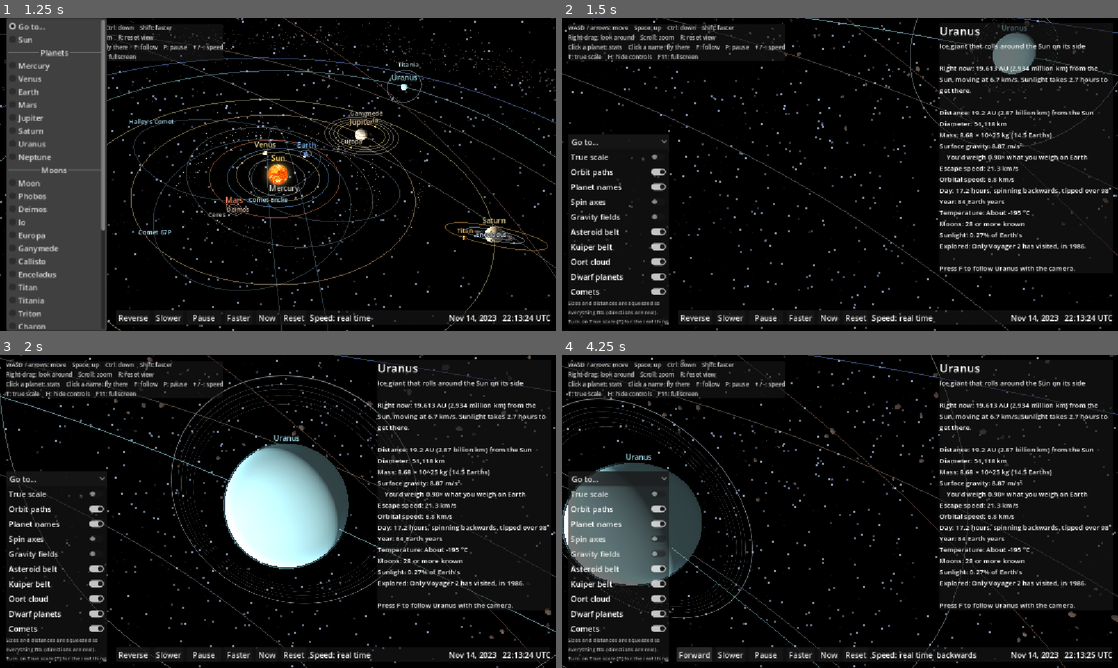
Above: before the commit, frames 1-4 (two rows, left to right).
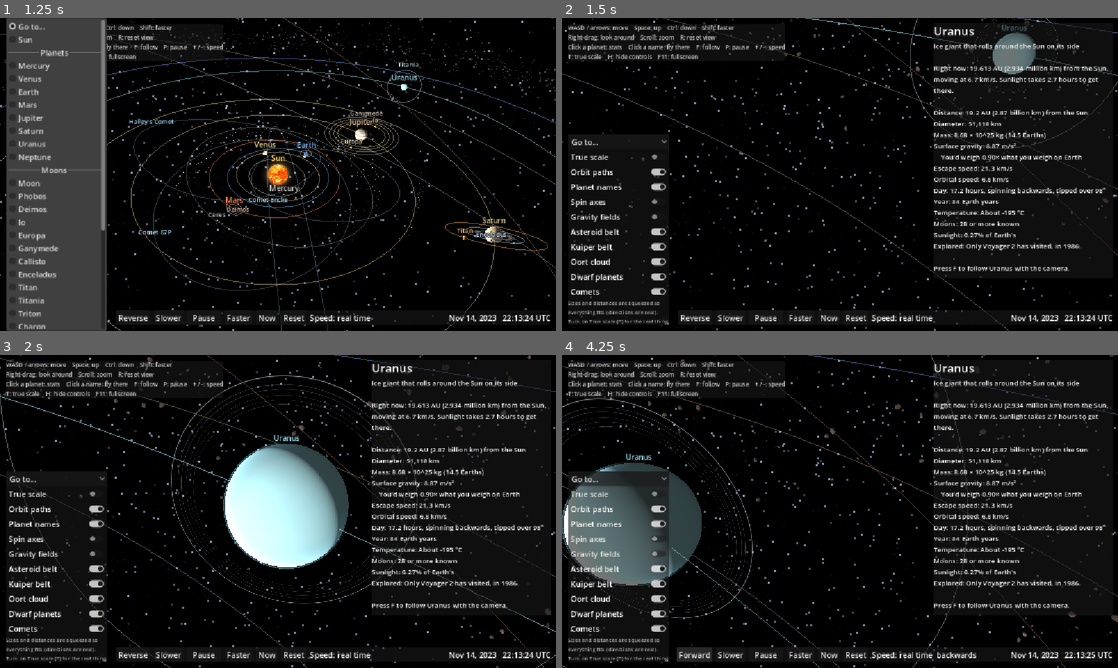
Above: after the commit, the same moments.

Repository: webs-rewired/space-mission
Game: Godot game, scene res://scenes/solar_system.tscn
The game is run twice, just before and just after one commit, with the same random seed, the same clock (stepped at 60 frames per second) and the same inputs.
Inputs (mouse positions are in pixels of both pictures, inside the frame that each line leads up to):
- Up to frame 1 (1.25 s): click "Go to..." at 0.5 s
- Up to frame 2 (1.5 s): click "Go to..." at 1.25 s
- Up to frame 3 (2 s): no input
- Up to frame 4 (4.25 s): tap Enter at 2 s; move the mouse to (962, 495) at 2.02 s; hold D 2.03-2.75 s; tap F at 2.1 s; click (962, 495) at 2.17 s; tap Space at 2.27 s; drag from (728, 527) to (812, 574) at 2.77 s; click "Reverse" at 3.5 s

Frame 1 is identical in both runs. In frame 2, 4.2% of the frame differs, in the area x 66-99%, y 2-84%; in frame 3, 4.3%, in the area x 66-100%, y 1-84%; in frame 4, 4.2%.

Commit message:
Update solar_system.gd

Diff:
--- a/scripts/solar_system.gd
+++ b/scripts/solar_system.gd
@@ -31,6 +31,10 @@
 var selected_planet = ""
 var bodies_node: Node = null
 var seconds_until_refresh = 0.0
+var stats_scroll: ScrollContainer = null
+
+# Space kept clear at the bottom of the screen for the time bar
+const SPACE_FOR_TIME_BAR = 72
 
 # If you renamed any of these nodes, change the names here too
 @onready var info_panel = $CanvasLayer/InfoPanel
@@ -47,7 +51,16 @@
 	stats_label.custom_minimum_size.x = 360
 	stats_label.add_theme_font_size_override("font_size", 14)
 	info_panel.grow_horizontal = Control.GROW_DIRECTION_BEGIN
-	info_panel.set_anchors_and_offsets_preset(Control.PRESET_TOP_RIGHT, Control.PRESET_MODE_MINSIZE, 10)
+	# The stats scroll when they're too long, so the panel never covers the time bar
+	stats_scroll = ScrollContainer.new()
+	stats_scroll.name = "StatsScroll"
+	stats_scroll.horizontal_scroll_mode = ScrollContainer.SCROLL_MODE_DISABLED
+	var stats_parent = stats_label.get_parent()
+	stats_parent.add_child(stats_scroll)
+	stats_parent.move_child(stats_scroll, stats_label.get_index())
+	stats_label.reparent(stats_scroll, false)
+	stats_label.size_flags_horizontal = Control.SIZE_EXPAND_FILL
+	fit_panel()
 	bodies_node = get_tree().get_first_node_in_group("solar_system_world")
 
 func _process(delta):
@@ -113,6 +126,21 @@
 	name_label.text = data["label"]
 	stats_label.text = "\n".join(lines)
 	mission_button.visible = GameState.DESTINATIONS.has(selected_planet)
+	fit_panel()
+
+# Makes the stats area as tall as its text, but never so tall that the panel reaches the time bar
+func fit_panel():
+	if stats_scroll == null:
+		return
+	var screen_height = get_viewport().get_visible_rect().size.y
+	var other_parts = name_label.get_combined_minimum_size().y + 30.0
+	if mission_button.visible:
+		other_parts += mission_button.get_combined_minimum_size().y + 4.0
+	var room = max(80.0, screen_height - 10.0 - SPACE_FOR_TIME_BAR - other_parts)
+	var text_height = stats_label.get_line_count() * (stats_label.get_line_height() + stats_label.get_theme_constant("line_spacing")) + 8.0
+	stats_scroll.custom_minimum_size = Vector2(stats_label.custom_minimum_size.x + 12.0, min(text_height, room))
+	info_panel.reset_size()
+	info_panel.set_anchors_and_offsets_preset(Control.PRESET_TOP_RIGHT, Control.PRESET_MODE_MINSIZE, 10)
 
 func _on_mission_pressed():
 	GameState.destination = selected_planet
